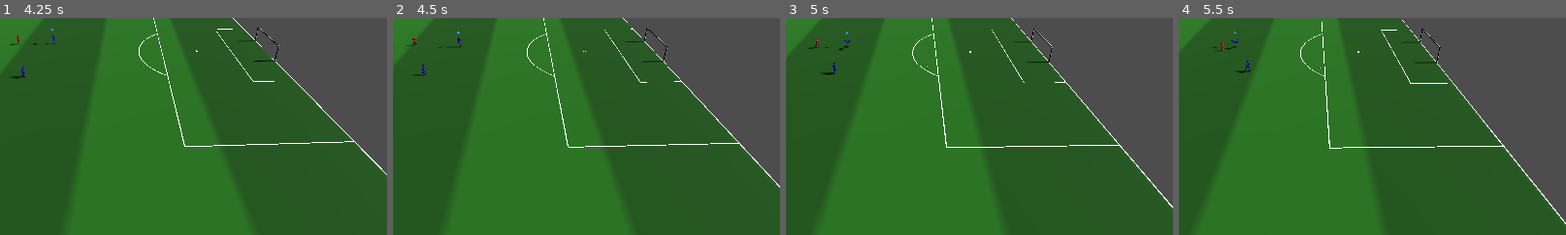
Above: before the commit, frames 1-4 (left to right).
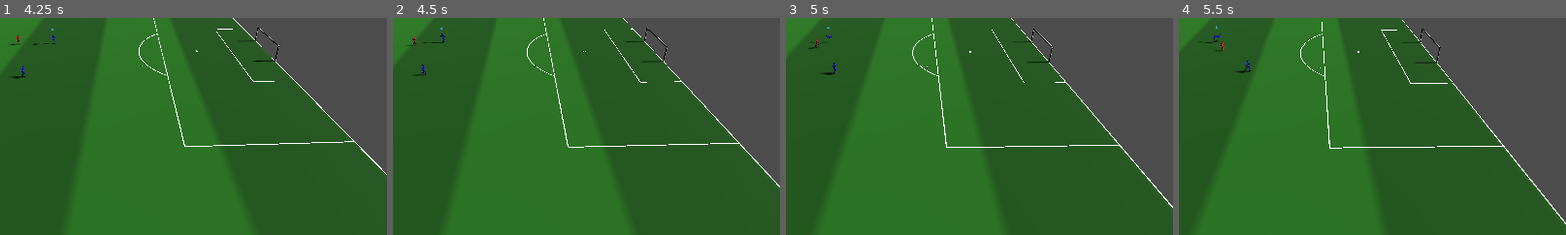
Above: after the commit, the same moments.

Repository: Churikov0112/open_football
Game: Godot game, scene res://scenes/main_menu.tscn
The game is run twice, just before and just after one commit, with the same random seed, the same clock (stepped at 60 frames per second) and the same inputs.
Inputs:
- Up to frame 1 (4.25 s): click "Start Match" at 0.5 s; hold D (move_right) 1.28-2.03 s; hold Space (kick) 1.28-2.03 s; hold S (move_back) 2.03-2.78 s; tap E (pass) at 2.1 s; hold D (move_right) 2.78-3.53 s; hold Shift (sprint) 2.78-3.53 s; hold W (move_forward) from 3.53 s (still down); tap Q (swap_player) at 3.6 s
- Up to frame 2 (4.5 s): release W (move_forward) at 4.28 s; hold A (move_left) from 4.28 s (still down); hold Space (kick) from 4.28 s (still down)
- Up to frame 3 (5 s): keep holding A (move_left); keep holding Space (kick)
- Up to frame 4 (5.5 s): keep holding A (move_left); release Space (kick) at 5.03 s; tap E (pass) at 5.1 s
The pictures show only the part of the screen within x 32-82%, y 42-92%; the shares and areas given below are measured in that part.

Frame 1 is identical in both runs. In frame 2, less than 0.1% of the frame differs, in the area x 7-18%, y 4-14%; in frame 3, less than 0.1%; in frame 4, less than 0.1%, in the area x 5-16%, y 3-15%.

Commit message:
debug(tackle): temporary in-place toggle to isolate the tackle-clip floating issue
User confirmed the tackler's whole body levitates horizontally during the
slide (not just drifting) — root-motion translation is proven clean (Hips
drift=0.0, verified against two different tackle.fbx sources), so the
floating is not a translation/freeze problem. Before investigating pose
rotation as the cause, isolate the fast 18 m/s / ~0.2s slide as a confound:
SLIDE_TACKLE_INPLACE (default true) skips move_and_collide's motion entirely
during _tackle_slide, so the tackler stays stationary while the tackle clip
plays. Duration timing (SLIDE_TACKLE_SPEED*delta countdown) is unchanged —
only the physical movement is disabled. Known side effect while true:
opponent-hit collision detection (which relies on move_and_collide's
returned collision) cannot fire, so the victim fall FSM won't trigger via
physical contact — ball pop via the Area3D still works. Revert to false
once the animation is sorted out.

Co-Authored-By: Claude Opus 4.8 <noreply@anthropic.com>

Diff:
--- a/scripts/data/football_constants.gd
+++ b/scripts/data/football_constants.gd
@@ -116,6 +116,13 @@
 
 const SLIDE_TACKLE_SPEED := 18.0
 const SLIDE_TACKLE_RANGE := 4.0
+# Временный диагностический флаг: подкат на месте (без move_and_collide), чтобы отделить
+# анимацию tackle от вопроса "не баг ли в самом скольжении". Пока true, физического
+# столкновения с игроком-жертвой не будет (collision из move_and_collide всегда null при
+# нулевом motion) — окно такла живёт только по таймеру (тот же SLIDE_TACKLE_SPEED*delta,
+# просто не двигает тело), мяч по-прежнему выбивается через Area3D. Вернуть false, когда
+# разберёмся с анимацией.
+const SLIDE_TACKLE_INPLACE := true
 const SLIDE_TACKLE_RECOVERY_TIME := 1.5
 const SLIDE_TACKLE_AREA_RADIUS := 1.5
 const SLIDE_TACKLE_BALL_DIR_Y := 0.15
--- a/scripts/match/match_manager.gd
+++ b/scripts/match/match_manager.gd
@@ -1068,20 +1068,22 @@
 		return
 
 	var step := FootballConstants.SLIDE_TACKLE_SPEED * delta
-	var motion := _tackle_dir * step
-	var collision := _tackle_player.move_and_collide(motion)
-
-	# Check what we hit
-	if collision:
-		var body := collision.get_collider()
-		if body is CharacterBody3D and not _same_team(_tackle_player, body):
-			_on_tackle_hit_player(body, collision.get_normal())
-			_tackle_enter_recovery(0.5)
-			return
-		else:
-			_tackle_dist_remaining = 0.0
-			_tackle_enter_recovery()
-			return
+
+	if not FootballConstants.SLIDE_TACKLE_INPLACE:
+		var motion := _tackle_dir * step
+		var collision := _tackle_player.move_and_collide(motion)
+
+		# Check what we hit
+		if collision:
+			var body := collision.get_collider()
+			if body is CharacterBody3D and not _same_team(_tackle_player, body):
+				_on_tackle_hit_player(body, collision.get_normal())
+				_tackle_enter_recovery(0.5)
+				return
+			else:
+				_tackle_dist_remaining = 0.0
+				_tackle_enter_recovery()
+				return
 
 	_tackle_dist_remaining -= step
 
